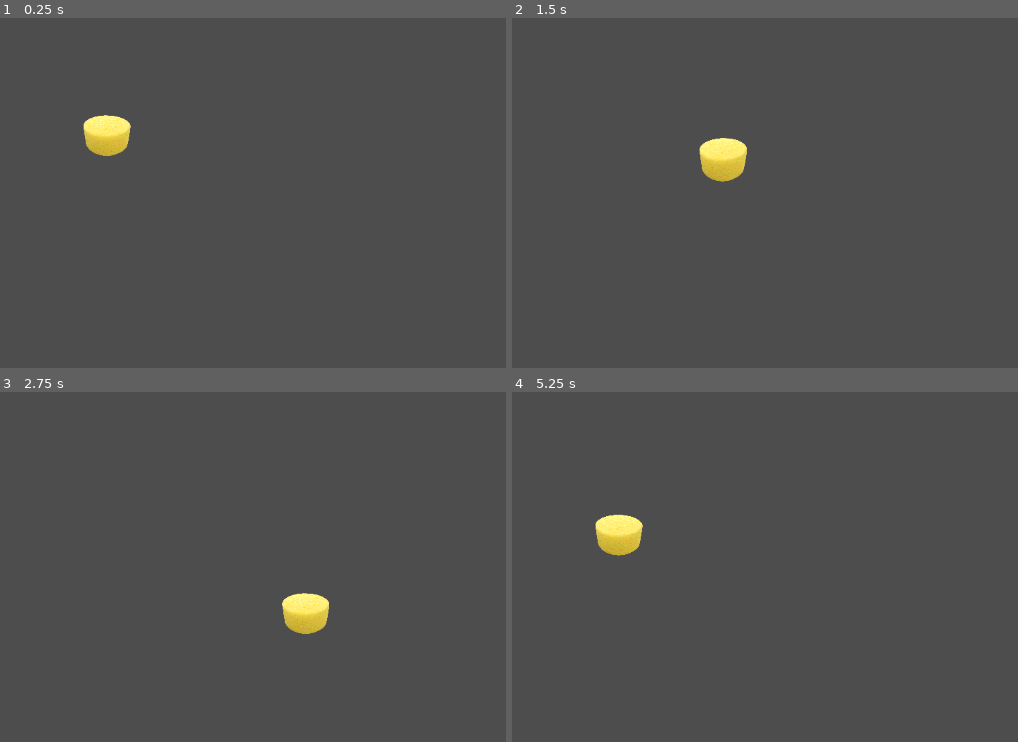
Above: before the commit, frames 1-4 (two rows, left to right).
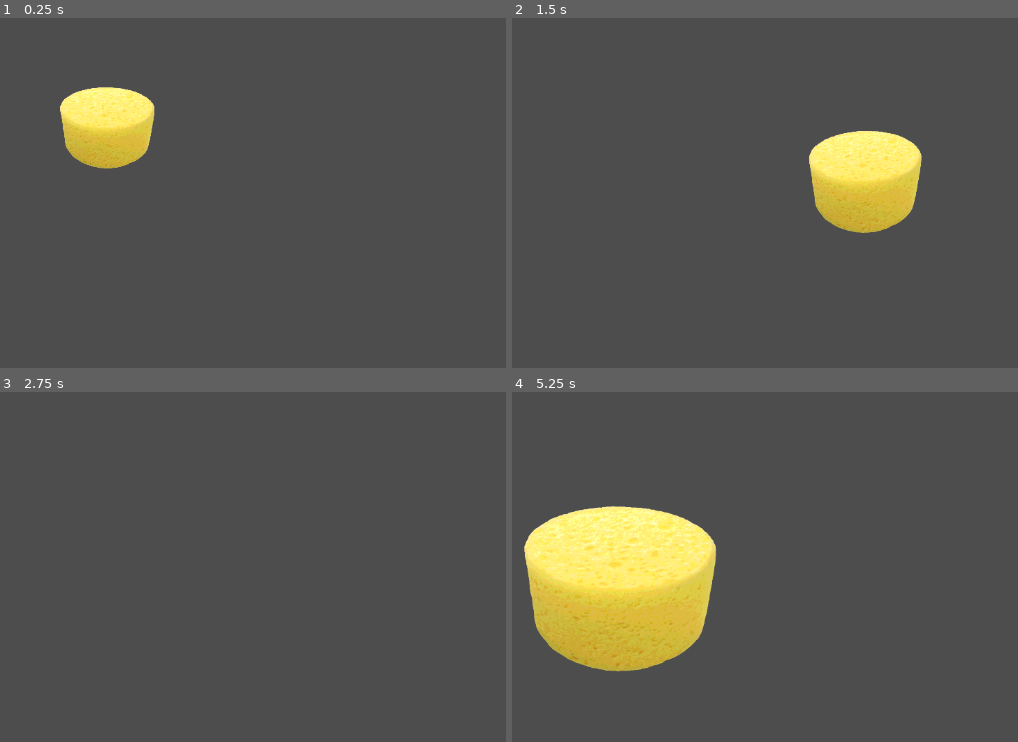
Above: after the commit, the same moments.

Repository: Indivicivet/spunj
Game: Godot game, scene res://scenes/game.tscn
Two runs of this game, one before a commit and one after it. Both use one fixed random seed, a clock stepped at 60 frames per second and the inputs below.
Inputs (mouse positions are in pixels of both pictures, inside the frame that each line leads up to):
- Up to frame 1 (0.25 s): no input
- Up to frame 2 (1.5 s): tap Enter at 0.5 s; move the mouse to (795, 119) at 0.52 s; hold D (walk_right) 0.53-1.28 s; hold Mouse wheel up (zoom_in, bound only after the commit) 0.53-1.28 s; tap Mouse wheel down (zoom_out, bound only after the commit) at 0.8, 1.35 s; move the mouse to (outside the picture) at 1.27 s; hold S (walk_down) from 1.28 s (still down)
- Up to frame 3 (2.75 s): tap Mouse wheel up (zoom_in, bound only after the commit) at 1.55 s; move the mouse to (187, 420) at 2.02 s; release S (walk_down) at 2.03 s; hold D (walk_right) from 2.03 s (still down); hold Mouse wheel up (zoom_in, bound only after the commit) from 2.03 s (still down); tap Mouse wheel down (zoom_out, bound only after the commit) at 2.3 s
- Up to frame 4 (5.25 s): move the mouse to (577, 609) at 2.77 s; release D (walk_right) at 2.78 s; release Mouse wheel up (zoom_in, bound only after the commit) at 2.78 s; hold W (walk_up) 2.78-3.53 s; tap Mouse wheel down (zoom_out, bound only after the commit) at 2.85, 3.8, 4.35 s; tap Mouse wheel up (zoom_in, bound only after the commit) at 3.05, 4.55 s; move the mouse to (856, 584) at 3.52 s; hold Mouse wheel up (zoom_in, bound only after the commit) 3.53-4.28 s; hold A (walk_left) 3.53-5.03 s; move the mouse to (outside the picture) at 4.27 s; move the mouse to (658, 518) at 5.02 s; hold S (walk_down) from 5.03 s (still down); hold Mouse wheel up (zoom_in, bound only after the commit) from 5.03 s (still down)

The runs differ from the first frame. In frame 1, 3.0% of the frame differs, in the area x 11-31%, y 19-44%; in frame 2, 6.3%; in frame 3, 0.9%; in frame 4, 14%, in the area x 2-41%, y 32-80%.

Commit message:
Add camera zoom functionality

Diff:
--- a/GodotProject/project.godot
+++ b/GodotProject/project.godot
@@ -41,3 +41,15 @@
 , Object(InputEventJoypadMotion,"resource_local_to_scene":false,"resource_name":"","device":-1,"axis":0,"axis_value":1.0,"script":null)
 ]
 }
+zoom_in={
+"deadzone": 0.0,
+"events": [Object(InputEventMouseButton,"resource_local_to_scene":false,"resource_name":"","device":-1,"window_id":0,"alt_pressed":false,"shift_pressed":false,"ctrl_pressed":false,"meta_pressed":false,"button_mask":8,"position":Vector2(238, 13),"global_position":Vector2(247, 59),"factor":1.0,"button_index":4,"canceled":false,"pressed":true,"double_click":false,"script":null)
+, Object(InputEventJoypadMotion,"resource_local_to_scene":false,"resource_name":"","device":-1,"axis":3,"axis_value":-1.0,"script":null)
+]
+}
+zoom_out={
+"deadzone": 0.0,
+"events": [Object(InputEventMouseButton,"resource_local_to_scene":false,"resource_name":"","device":-1,"window_id":0,"alt_pressed":false,"shift_pressed":false,"ctrl_pressed":false,"meta_pressed":false,"button_mask":16,"position":Vector2(162, 3),"global_position":Vector2(171, 49),"factor":1.0,"button_index":5,"canceled":false,"pressed":true,"double_click":false,"script":null)
+, Object(InputEventJoypadMotion,"resource_local_to_scene":false,"resource_name":"","device":-1,"axis":3,"axis_value":1.0,"script":null)
+]
+}
--- a/GodotProject/scenes/game.tscn
+++ b/GodotProject/scenes/game.tscn
@@ -1,6 +1,7 @@
-[gd_scene load_steps=2 format=3 uid="uid://dh7udynsajuoj"]
+[gd_scene load_steps=3 format=3 uid="uid://dh7udynsajuoj"]
 
 [ext_resource type="PackedScene" uid="uid://cgq2xtrpxxccg" path="res://scenes/adspunjerer.tscn" id="1_k7ioq"]
+[ext_resource type="Script" path="res://scripts/camera_2d.gd" id="2_l23gl"]
 
 [node name="Game" type="Node2D"]
 
@@ -8,3 +9,4 @@
 
 [node name="Camera2D" type="Camera2D" parent="."]
 zoom = Vector2(0.1, 0.1)
+script = ExtResource("2_l23gl")
--- /dev/null
+++ b/GodotProject/scripts/camera_2d.gd
@@ -0,0 +1,39 @@
+extends Camera2D
+
+# Using a hidden discretised logarithmic zoom level for peace of mind
+var zoom_level : int = log(5) / log(1.001)
+var min_zoom_level : int = 0
+var max_zoom_level : int = log(10) / log(1.001)
+
+# Called when the node enters the scene tree for the first time.
+func _ready() -> void:
+	pass # Replace with function body.
+
+
+# Called every frame. 'delta' is the elapsed time since the previous frame.
+func _process(delta: float) -> void:
+	var zoom_change : int = 0
+	var zoom_in_strength = Input.get_action_strength("zoom_in")
+	var zoom_out_strength = Input.get_action_strength("zoom_out")
+
+	if zoom_in_strength > 0:
+		zoom_change = -4 * zoom_in_strength
+	elif zoom_out_strength > 0:
+		zoom_change = 4 * zoom_out_strength
+	elif Input.is_action_just_released("zoom_in"):
+		zoom_change = -40
+	elif Input.is_action_just_released("zoom_out"):
+		zoom_change = 40
+
+	zoom_level += zoom_change
+	if zoom_level < min_zoom_level:
+		zoom_level = min_zoom_level
+	if zoom_level > max_zoom_level:
+		zoom_level = max_zoom_level
+
+	var zoom_factor = pow(1.001, -zoom_level)
+
+	zoom.x = zoom_factor
+	zoom.y = zoom_factor
+
+	pass
